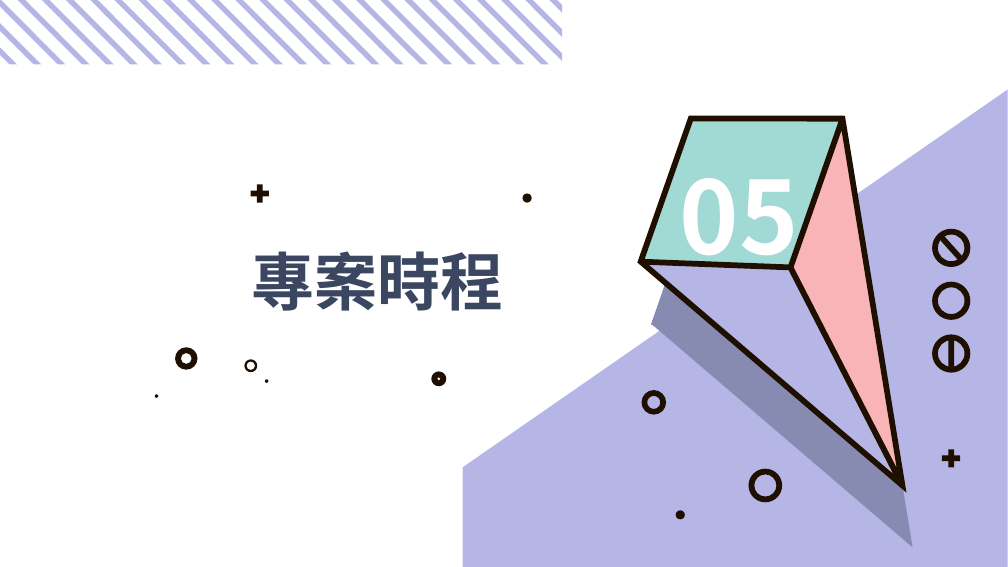
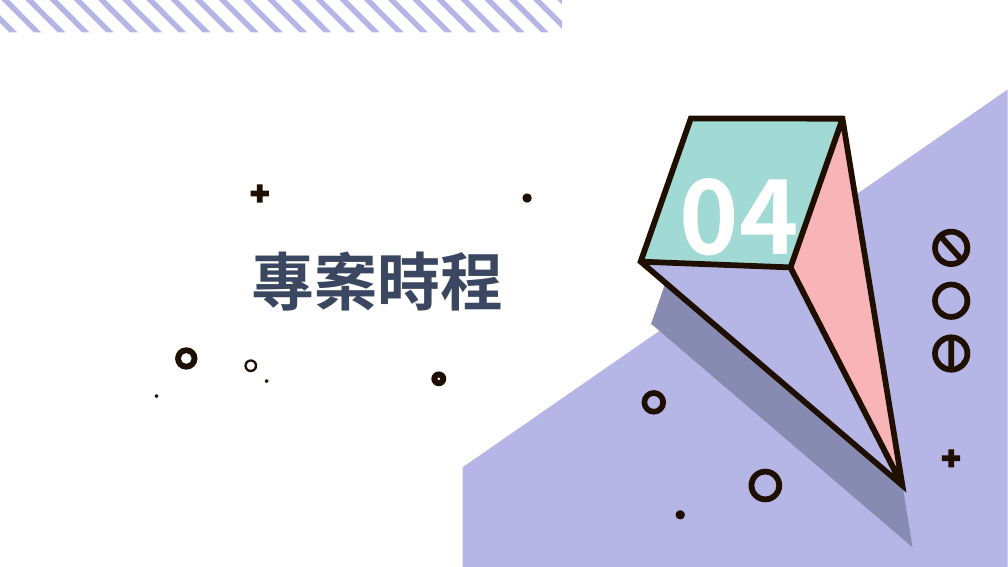
Before and after one commit to Case109504/case109504, a slide deck: slide 18 of 二評文件/109504二評簡報.pptx (slide 15 before the commit). Drawn at 1008x567 pixels with LibreOffice and Linux fonts; fonts in the diff are those of the drawing. Boxes give left, top, right and bottom in pixels: in the first picture for what was removed or moved away, otherwise in the second. Text is boxed around its words. In the diff, an @@ line names an element or a change of style, - is before the commit and + after.

```diff
--- a/二評文件/109504二評簡報.pptx
+++ b/二評文件/109504二評簡報.pptx
@@ freeform shape: place and size @@
-freeform shape at [0, 23, 42, 65]
+freeform shape at [0, 0, 42, 33]
@@ 24 freeform shapes: place and size @@
-24 freeform shapes at [0, 0, 563, 65]
+24 freeform shapes at [0, 0, 563, 33]
@@ freeform shape removed at [550, 0, 563, 13] @@
@@ text at [680, 151, 799, 279]: text changed @@
-05
+04
```
Also in this commit, not shown: 7 other slides changed, 8 slides added, 3 slides removed.
